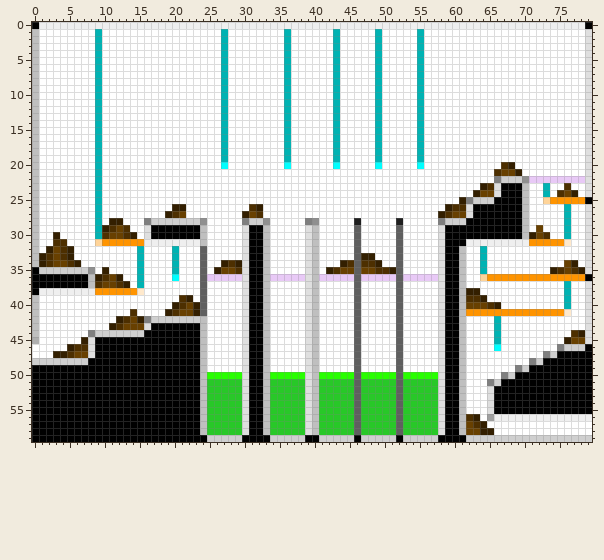
A sprite sheet gets an edit: source/level_data/layouts/level1/layer2.png. This is how it looked before the edit.
The file is 80x60 pixels.
New version:
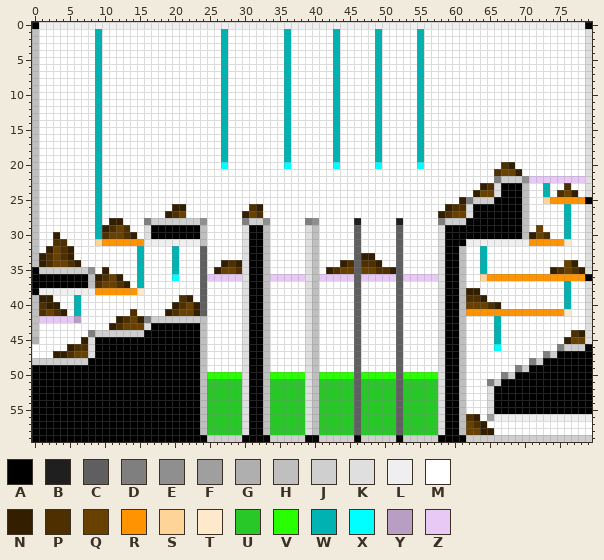
Palette (. is transparent): A #000000  B #1f1f1f  C #5f5f5f  D #7f7f7f  E #8f8f8f  F #9f9f9f  G #afafaf  H #bfbfbf  J #cfcfcf  K #dfdfdf  L #efefef  M #ffffff  N #331f00  P #4d2f00  Q #684000  R #ff9400  S #ffd499  T #ffe9cc  U #28c828  V #28ff00  W #00b3b3  X #00ffff  Y #b79ec2  Z #e8c9f6
Difference:
y 39: x 1..2 MM -> NN; x 6 M -> W
y 40: x 1..3 MMM -> PNN; x 6 M -> W
y 41: x 1..4 MMMM -> PQPN; x 6 M -> W
y 42: x 1..6 MMMMMM -> ZZZZZY
